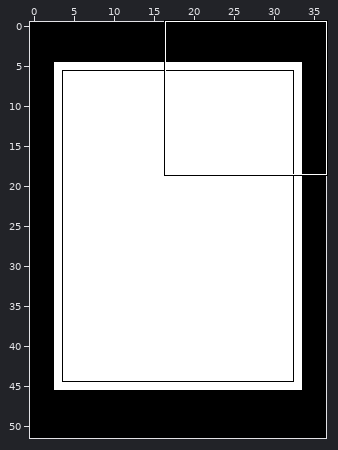
Tiled map (JSON): assets/tilemaps/menuTilemap.json. Above: a wide view before the commit, with the close-up outlined.
Close-up. Before:
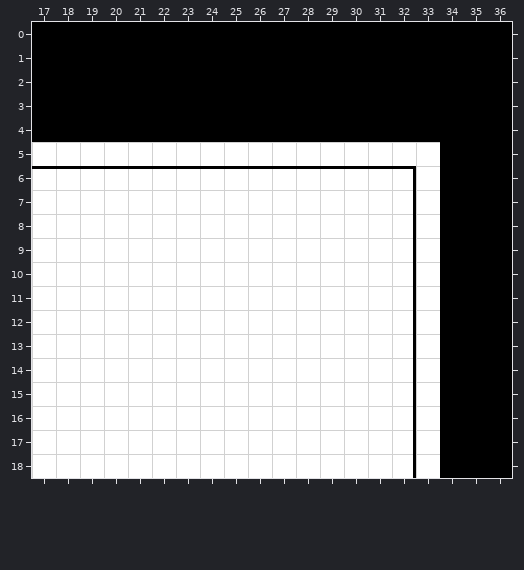
Cells are 8x8 px. Shown: x 17..36, y 0..18. The commit also changed other parts of the map, which this record leaves out.
The same view after the edit:
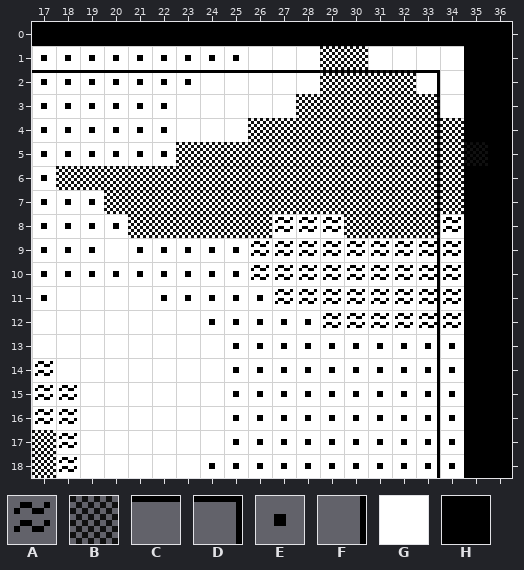
Key: from "clues_tilesheet": A 3, B 4, C 7, D 8, E 12, F 13, G 15; from "level_tilesheet": H 14.
_ is an empty cell.
Tiles replaced or removed in this view: C, D, F, G, H.
Tiles of an added or newly shown layer are drawn over the layers below it.
The edit:
Changed rows in their new state; . is an unchanged cell.
Layer "TutorialBackground" (now shown):
first column x 17:
 2 GGGGGGGGGGGGGGGGG
 3 GGGGGGGGGGGGGGGGG
 4 GGGGGGGGGGGGGGGGG
 5 GGGGGGGGGGGGGGGGG
 6 GGGGGGGGGGGGGGGGG
 7 GGGGGGGGGGGGGGGGG
 8 GGGGGGGGGGGGGGGGG
 9 GGG.GGGGGGGGGGGGG
10 GGGGGGGGGGGGGGGGG
11 G....GGGGGGGGGGGG
12 .......GGGGGGGGGG
13 ........GGGGGGGGG
14 G.......GGGGGGGGG
15 GG......GGGGGGGGG
16 GG......GGGGGGGGG
17 GG......GGGGGGGGG
18 GG.....GGGGGGGGGG
Layer "TutorialFrame" (now shown):
first column x 17:
 1 GGGGGGGGGGGGGGGGGG
 2 CCCCCCCCCCCCCCCCDG
 3 ................FG
 4 ................FG
 5 ................FG
 6 ................FG
 7 ................FG
 8 ................FG
 9 ................FG
10 ................FG
11 ................FG
12 ................FG
13 ................FG
14 ................FG
15 ................FG
16 ................FG
17 ................FG
18 ................FG
Layer "TutorialCheckers" (now shown):
first column x 18:
 1 ...........BB....
 2 ...........BBBB..
 3 ..........BBBBBB.
 4 ........BBBBBBBBB
 5 .....BBBBBBBBBBBB
 6 BBBBBBBBBBBBBBBBB
 7 ..BBBBBBBBBBBBBBB
 8 ...BBBBBB...BBBB.
first column x 17:
17 B
18 B
Layer "TutorialWaves" (now shown):
first column x 17:
 8 ..........AAA....A
 9 .........AAAAAAAAA
10 .........AAAAAAAAA
11 ..........AAAAAAAA
12 ............AAAAAA
14 A.................
15 AA................
16 AA................
17 .A................
18 .A................
Layer "TutorialDots" (now shown):
first column x 17:
 1 EEEEEEEEE.........
 2 EEEEEEE...........
 3 EEEEEE............
 4 EEEEEE............
 5 EEEEEE............
 6 E.................
 7 EEE...............
 8 EEEE..............
 9 EEE.EEEEE.........
10 EEEEEEEEE.........
11 E....EEEEE........
12 .......EEEEE......
13 ........EEEEEEEEEE
14 ........EEEEEEEEEE
15 ........EEEEEEEEEE
16 ........EEEEEEEEEE
17 ........EEEEEEEEEE
18 .......EEEEEEEEEEE
Layer "ThatBackground" (now hidden):
first column x 17:
 1 __________________
 2 __________________
 3 __________________
 4 __________________
 5 __________________
 6 __________________
 7 __________________
 8 __________________
 9 ___.______________
10 __________________
11 _...._____________
12 .......___________
13 ........__________
14 _.......__________
15 __......__________
16 __......__________
17 __......__________
18 __.....___________
Layer "ThatFrame" (now hidden):
first column x 17:
 5 _________________
 6 _________________
 7 ...............__
 8 ...............__
 9 ...............__
10 ...............__
11 ...............__
12 ...............__
13 ...............__
14 ...............__
15 ...............__
16 ...............__
17 ...............__
18 ...............__
